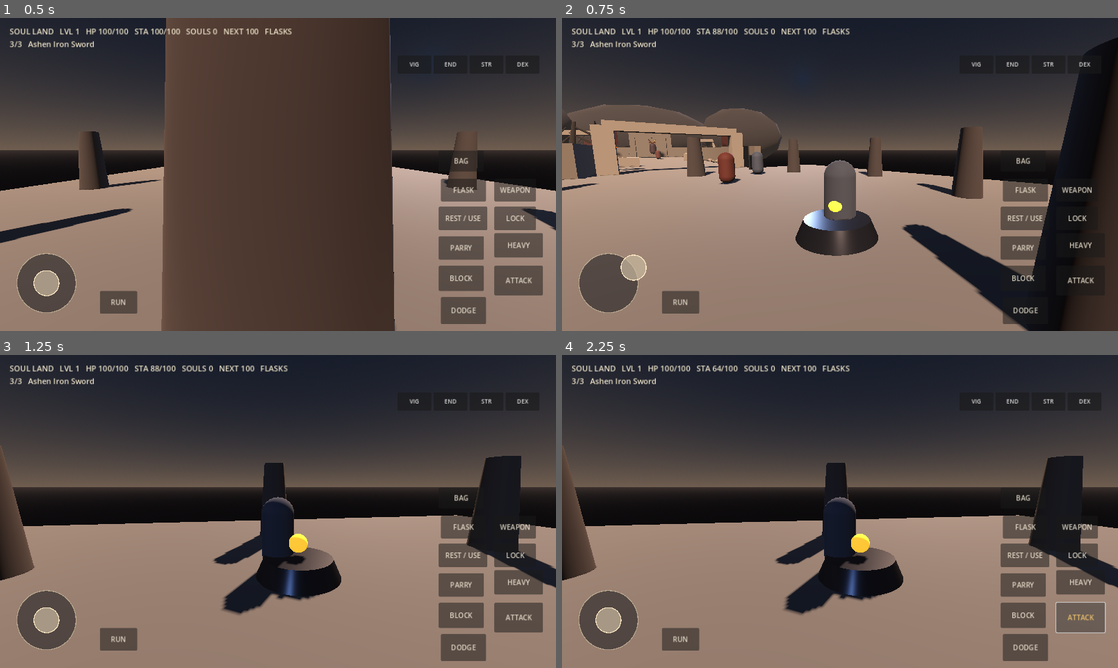
Above: before the commit, frames 1-4 (two rows, left to right).
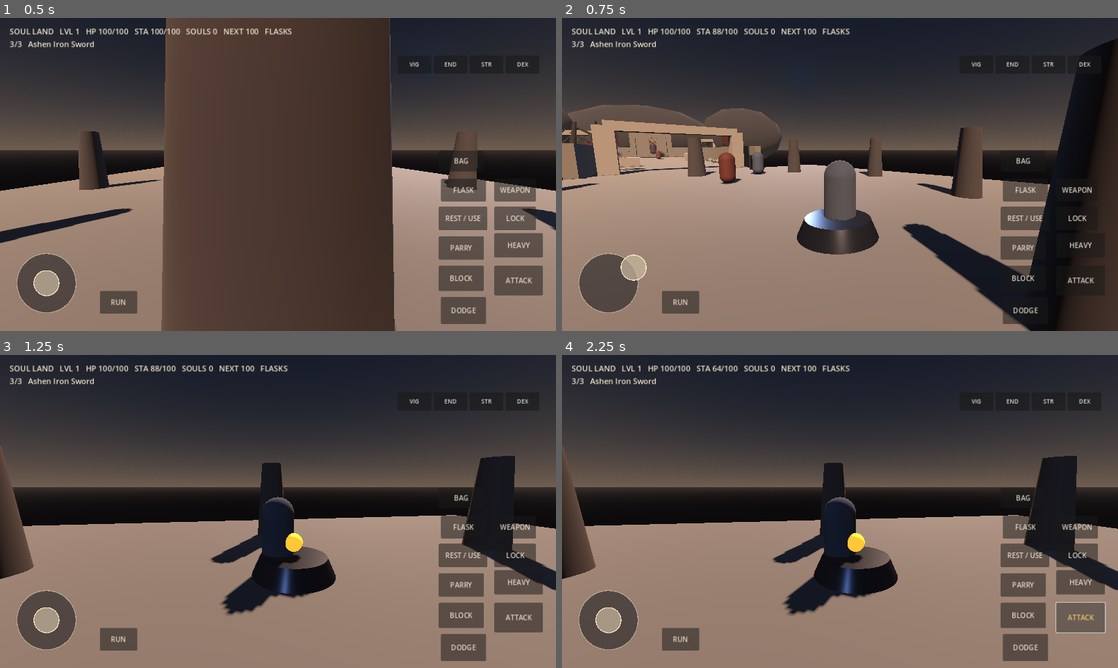
Above: after the commit, the same moments.

Repository: codingscenes2-cyber/SoulLans
Game: Godot game, scene res://scenes/main.tscn
The game is run twice, just before and just after one commit, with the same random seed, the same clock (stepped at 60 frames per second) and the same inputs.
Inputs (mouse positions are in pixels of both pictures, inside the frame that each line leads up to):
- Up to frame 1 (0.5 s): no input
- Up to frame 2 (0.75 s): drag from (606, 284) to (895, 105) at 0.52 s
- Up to frame 3 (1.25 s): no input
- Up to frame 4 (2.25 s): drag from (728, 527) to (812, 574) at 1.27 s; click "ATTACK" at 2 s

Frame 1 is identical in both runs. In frame 2, 1.2% of the frame differs, in the area x 0-100%, y 6-100%; in frame 3, 1.8%; in frame 4, 1.8%, in the area x 0-100%, y 28-84%.

Commit message:
Apply armour defense and equip-load movement tradeoffs

Diff:
--- a/scripts/player_controller.gd
+++ b/scripts/player_controller.gd
@@ -48,6 +48,9 @@
 var parry_timer := 0.0
 var is_blocking := false
 var guard_broken_timer := 0.0
+var armor_defense := 0.0
+var equip_load := 0.0
+var equip_load_tier := "light"
 
 func _ready() -> void:
     add_to_group("player")
@@ -56,6 +59,7 @@
     equipped_weapon = WEAPON_CATALOG[weapon_index]
     equip_weapon_by_id(GameState.get_equipped_weapon_id(), false)
     _apply_attributes(false)
+    _refresh_armor_stats()
     _setup_input_map()
     _create_placeholder_body()
     _create_camera_rig()
@@ -123,10 +127,12 @@
     var sprinting := Input.is_action_pressed("sprint") and stamina > 1.0 and direction.length() > 0.1
 
     if dodge_timer > 0.0:
-        velocity.x = dodge_direction.x * dodge_speed
-        velocity.z = dodge_direction.z * dodge_speed
+        var dodge_multiplier := get_dodge_load_multiplier()
+        velocity.x = dodge_direction.x * dodge_speed * dodge_multiplier
+        velocity.z = dodge_direction.z * dodge_speed * dodge_multiplier
     else:
         var speed := sprint_speed if sprinting else move_speed
+        speed *= get_movement_load_multiplier()
         if attack_cooldown > 0.0:
             speed *= attack_movement_multiplier
         if sprinting:
@@ -245,6 +251,34 @@
         return false
     stats_changed.emit(health, stamina)
     return true
+
+func equip_armor_by_id(item_id: String) -> bool:
+    if attack_cooldown > 0.0 or not GameState.equip_armor(item_id):
+        return false
+    _refresh_armor_stats()
+    stats_changed.emit(health, stamina)
+    return true
+
+func _refresh_armor_stats() -> void:
+    var armor: Dictionary = GameState.get_armor_stats()
+    armor_defense = maxf(0.0, float(armor.get("defense", 0.0)))
+    equip_load = maxf(0.0, float(armor.get("weight", 0.0)))
+    equip_load_tier = "light" if equip_load <= 4.0 else ("medium" if equip_load <= 8.0 else "heavy")
+
+func get_movement_load_multiplier() -> float:
+    match equip_load_tier:
+        "medium": return 0.92
+        "heavy": return 0.78
+    return 1.0
+
+func get_dodge_load_multiplier() -> float:
+    match equip_load_tier:
+        "medium": return 0.86
+        "heavy": return 0.68
+    return 1.0
+
+func get_damage_reduction() -> float:
+    return minf(0.65, armor_defense / (armor_defense + 100.0))
 
 func use_inventory_item(item_id: String) -> bool:
     if item_id == "ashen_tonic":
@@ -407,9 +441,9 @@
         stamina = 0.0
         guard_broken_timer = 1.1
         is_blocking = false
-        health = maxf(0.0, health - minf(amount, overflow / 1.35 + amount * 0.25))
+        health = maxf(0.0, health - minf(amount, overflow / 1.35 + amount * 0.25) * (1.0 - get_damage_reduction()))
     else:
-        health = maxf(0.0, health - amount)
+        health = maxf(0.0, health - amount * (1.0 - get_damage_reduction()))
     stats_changed.emit(health, stamina)
     if health <= 0.0:
         died.emit()
@@ -453,7 +487,7 @@
     stats_changed.emit(health, stamina)
 
 func get_status() -> Dictionary:
-    return {"health": health, "max_health": max_health, "sta …(247 unchanged characters)… sks": GameState.get_max_healing_flasks()}
+    return {"health": health, "max_health": max_health, "sta …(247 unchanged characters)… sks": GameState.get_max_healing_flasks(), "armor_defense": armor_defense, "damage_reduction": get_damage_reduction(), "equip_load": equip_load, "equip_load_tier": equip_load_tier}
 
 func _create_placeholder_body() -> void:
     # Load the licensed humanoid when the asset pipeline has supplied it.
